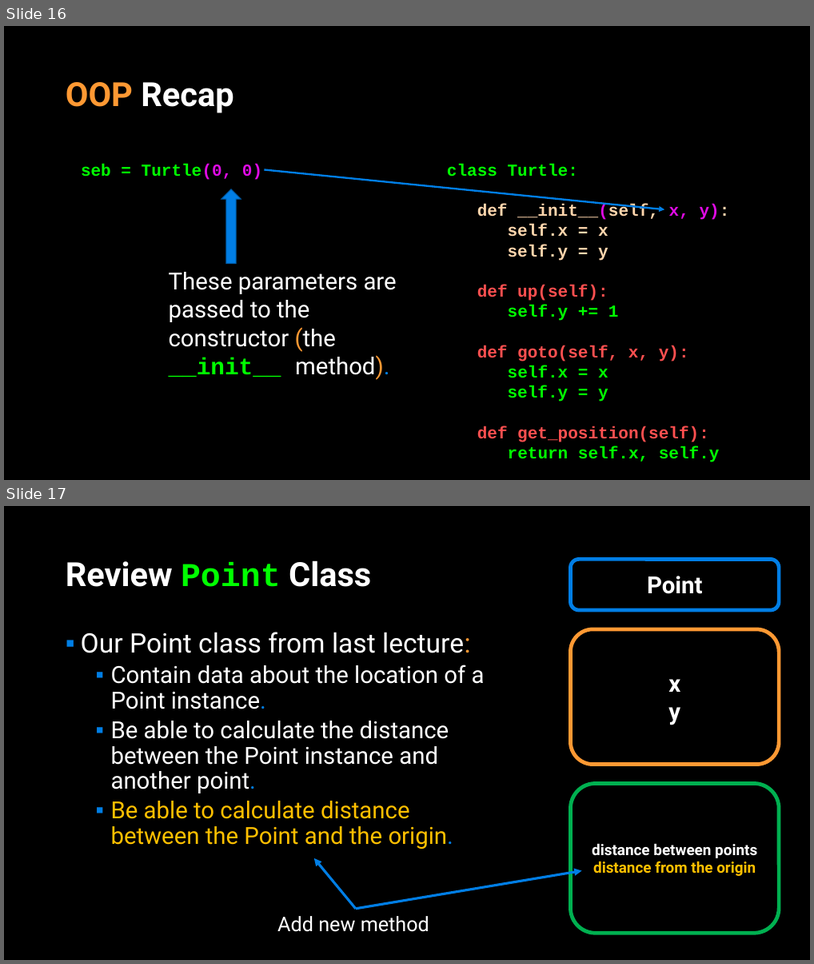
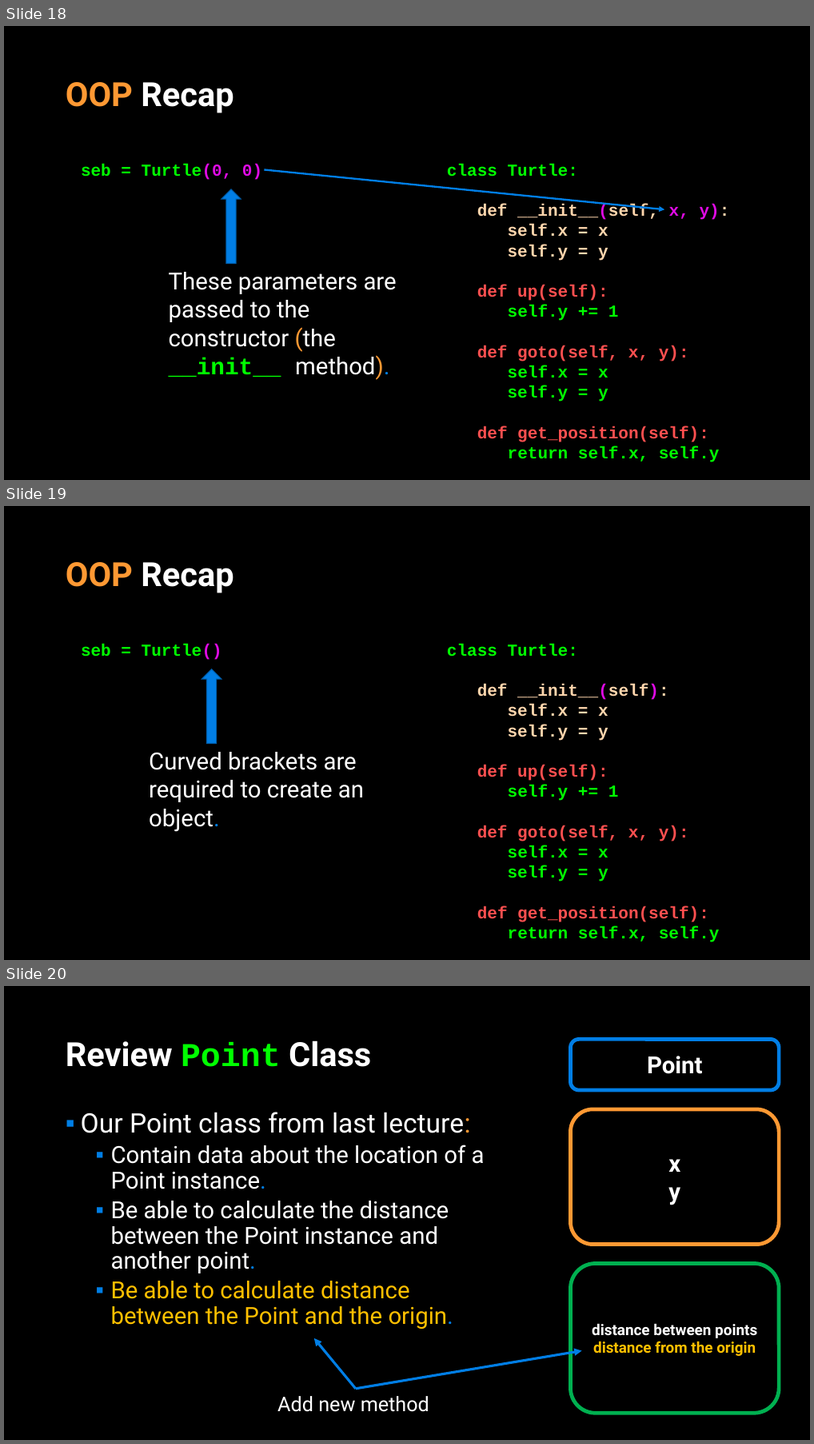
Before and after one commit to APS106/APS106-winter-2023-kinsella-goodfellow, a slide deck: lectures/week10/lecture2/slides/week10_lecture2.pptx. Shown one above the other, each under a label of ours: slides 16 and 17 before the commit, slides 18, 19 and 20 after it. The pictures are 814x964 and 814x1444 pixels, drawn with LibreOffice and Linux fonts; fonts in the diff are those of the drawing; background and template pictures are left out. Boxes give left, top, right and bottom in pixels: in the first picture for what was removed or moved away, otherwise in the second. Text is boxed around its words. In the diff, an @@ line names an element or a change of style, - is before the commit and + after.

```diff
--- a/lectures/week10/lecture2/slides/week10_lecture2.pptx
+++ b/lectures/week10/lecture2/slides/week10_lecture2.pptx
@@ slide 19 added at bbox=[4, 506, 810, 960], background picture (left out) @@
@@ title added at bbox=[66, 562, 234, 593], 39.6 pt, text #FFFFFF, bold @@
+OOP Recap
@@ text added at bbox=[81, 644, 222, 660], 20 pt, text #00FF00, bold @@
+seb = Turtle()
@@ text added at bbox=[447, 644, 720, 942], 20 pt, text #00FF00, bold @@
+class Turtle:
+def __init__(self):
+self.x = x
+self.y = y
+def up(self):
+self.y += 1
+def goto(self, x, y):
+self.x = x
+self.y = y
+def get_position(self):
+return self.x, self.y
@@ down arrow added at bbox=[202, 669, 221, 744], fill #017EE5, outline #015DA9 1 pt @@
@@ text added at bbox=[149, 752, 364, 832], 28 pt, text #FFFFFF @@
+Curved brackets are required to create an object.
@@ what was slide 16 is now slide 18 @@
@@ what was slide 17 is now slide 20 @@
```
Also in this commit, not shown: 8 slides changed, 3 other slides added, 6 other files.
